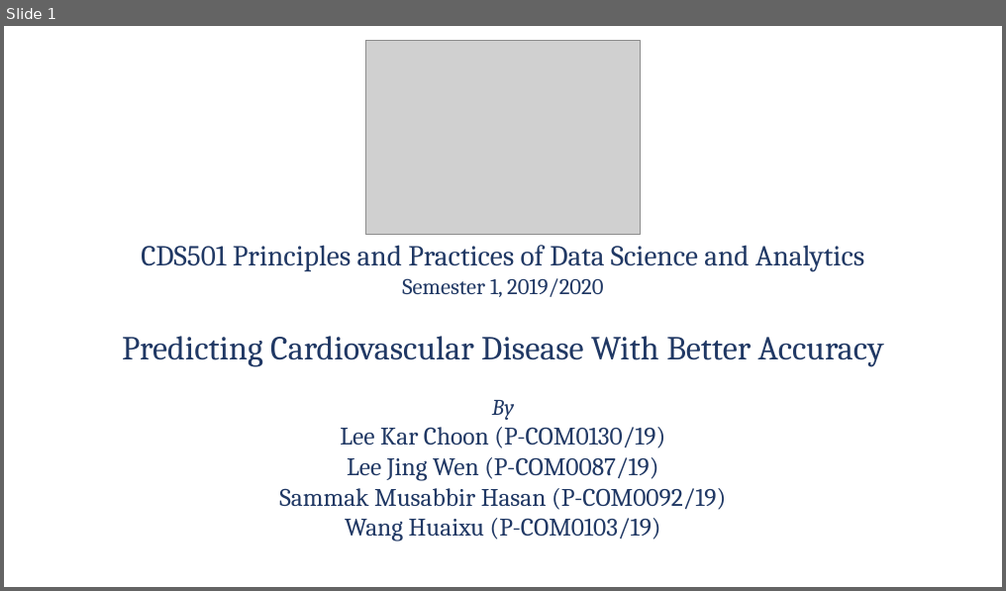
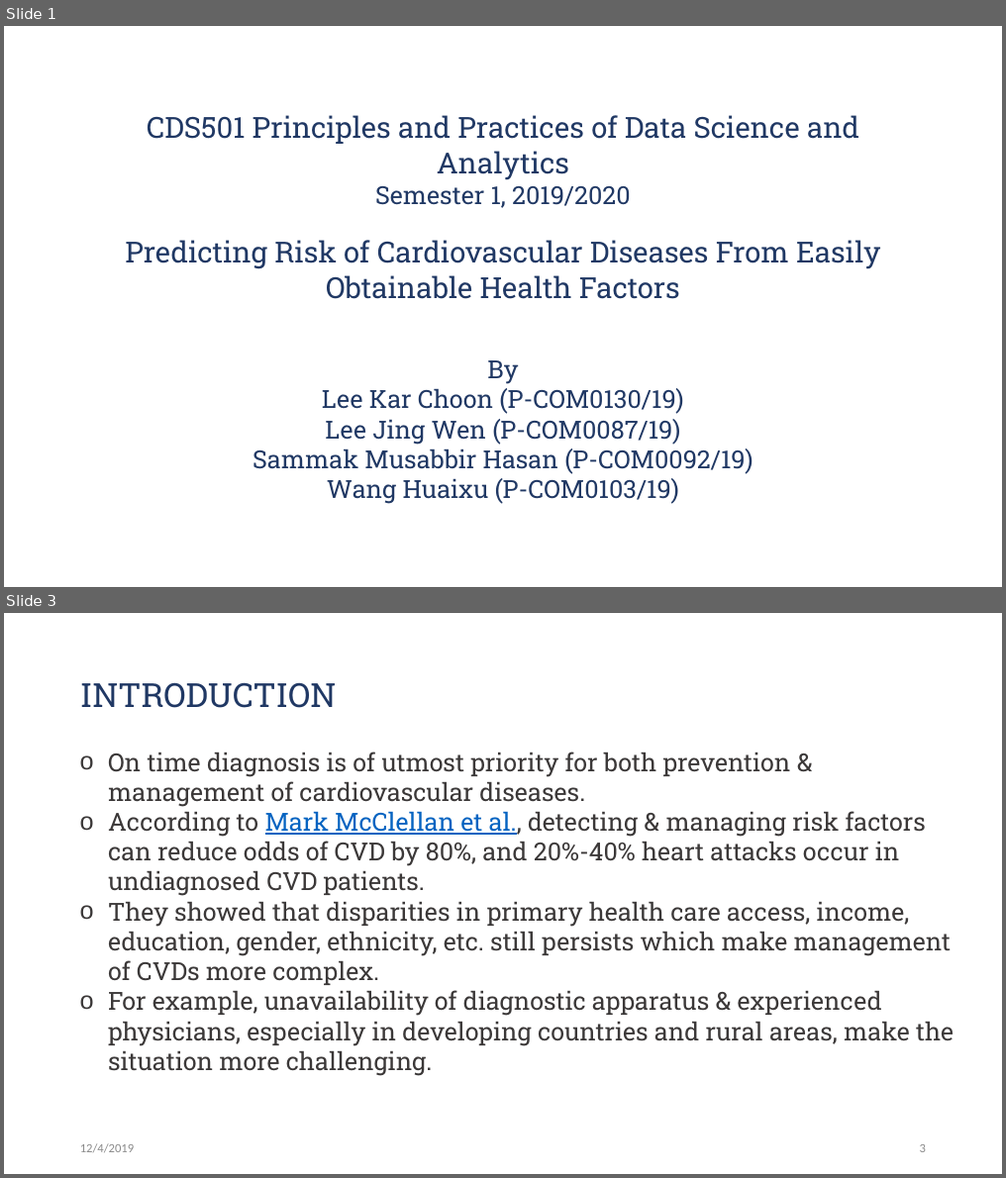
Before and after one commit to Jwen-pg/cds501-predicting-heart-disease, a slide deck: presentation.pptx. Shown one above the other, each under a label of ours: slide 1 before the commit, slides 1 and 3 after it; the slides between them are not shown. The pictures are 1006x591 and 1006x1178 pixels, drawn with LibreOffice and Linux fonts; fonts in the diff are those of the drawing; grey boxes stand for pictures; background and template pictures are left out. Boxes give left, top, right and bottom in pixels: in the first picture for what was removed or moved away, otherwise in the second. Text is boxed around its words. In the diff, an @@ line names an element or a change of style, - is before the commit and + after.

```diff
--- a/presentation.pptx
+++ b/presentation.pptx
@@ slide 3 added at [4, 613, 1002, 1174], background #FFFFFF @@
@@ title added at [80, 682, 337, 708], 32 pt, text #203864 @@
+INTRODUCTION
@@ text added at [108, 752, 953, 1076], 24 pt, text #3B3838 @@
+o On time diagnosis is of utmost priority for both prevention & management of cardiovascular diseases.
+o According to Mark McClellan et al., detecting & managing risk factors can reduce odds of CVD by 80%, and 20%-40% heart attacks occur in undiagnosed CVD patients.
+o They showed that disparities in primary health care access, income, education, gender, ethnicity, etc. still persists which make management of CVDs more complex.
+o For example, unavailability of diagnostic apparatus & experienced physicians, especially in developing countries and rural areas, make the situation more challenging.
@@ text added at [80, 1144, 134, 1153], 12 pt, text #8C8C8C @@
+12/4/2019
@@ page number added at [920, 1145, 926, 1153], 12 pt, text #8C8C8C @@
+3
@@ slide 1 changed as well @@
@@ picture removed at [365, 40, 642, 234] @@
@@ title "CDS501 Principles and Practices of ..." at [125, 115, 880, 504]: vertical alignment middle to top @@
@@ title at [125, 115, 880, 504]: text changed; size 24.3 to 24 pt; font Cambria to Roboto Slab @@
-CDS501 Principles and Practices of Data Science and Analytics
-Semester 1, 2019/2020
-Predicting Cardiovascular Disease With Better Accuracy
-By
-Lee Kar Choon (P-COM0130/19)
-Lee Jing Wen (P-COM0087/19)
-Sammak Musabbir Hasan (P-COM0092/19)
-Wang Huaixu (P-COM0103/19)
+CDS501 Principles and Practices of Data Science and Analytics
+Semester 1, 2019/2020
+Predicting Risk of Cardiovascular Diseases From Easily Obtainable Health Factors
+By
+Lee Kar Choon (P-COM0130/19)
+Lee Jing Wen (P-COM0087/19)
+Sammak Musabbir Hasan (P-COM0092/19)
+Wang Huaixu (P-COM0103/19)
```
Also in this commit, not shown: 1 other slide changed, 16 other slides added, 7 slides removed, 3 other files.
